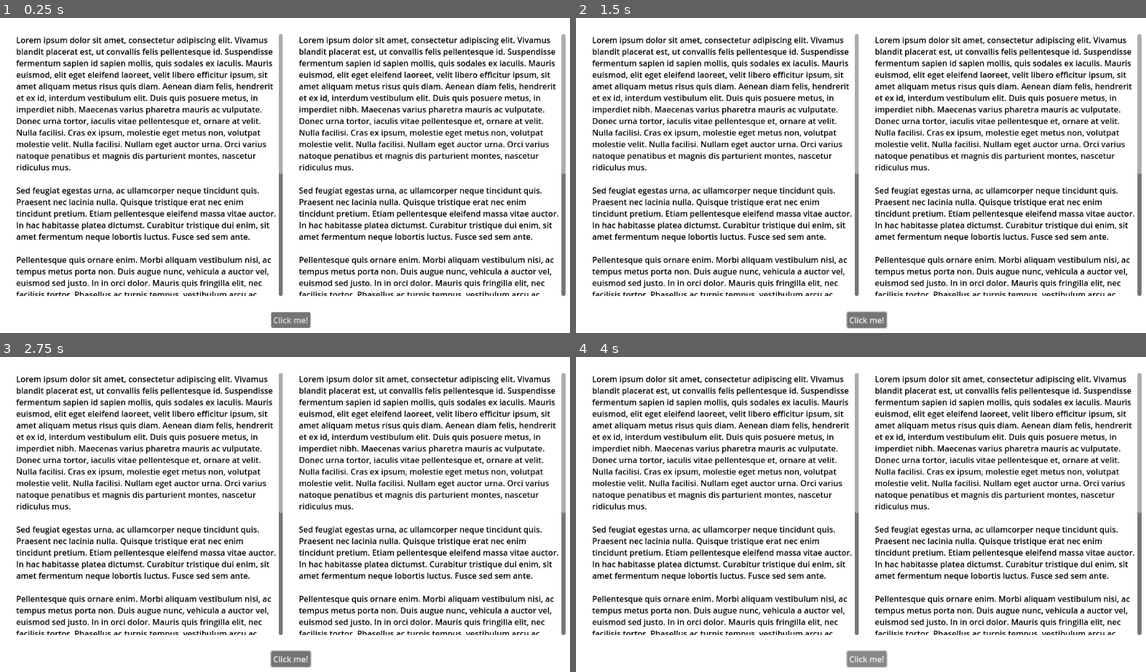
Above: before the commit, frames 1-4 (two rows, left to right).
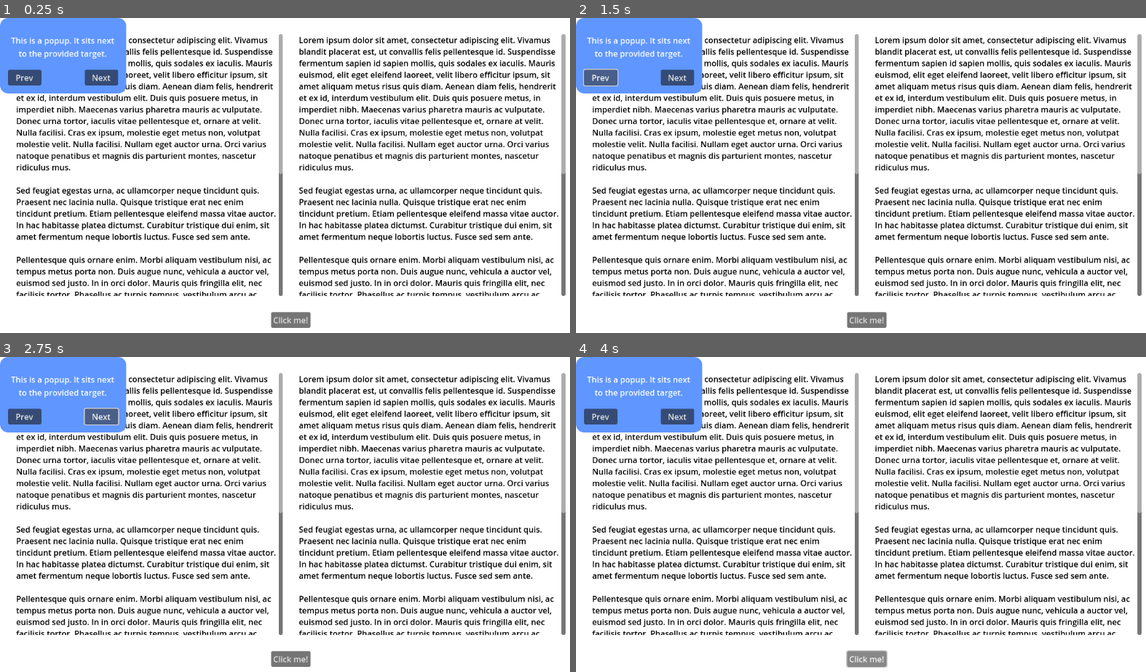
Above: after the commit, the same moments.

Repository: Decapitated/Godot-Tour
Game: Godot game, scene res://main.tscn
Two runs of this game, one before a commit and one after it. Both use one fixed random seed, a clock stepped at 60 frames per second and the inputs below. The project has no main scene, so this scene is started directly.
Inputs (mouse positions are in pixels of both pictures, inside the frame that each line leads up to):
- Up to frame 1 (0.25 s): no input
- Up to frame 2 (1.5 s): click "Click me!" at 0.5 s; click (598, 77) at 1.25 s, where only the run after the commit has a clickable "Prev"
- Up to frame 3 (2.75 s): click (102, 416) at 2 s, where only the run after the commit has a clickable "Next"
- Up to frame 4 (4 s): click (678, 416) at 2.75 s, where only the run after the commit has a clickable "Next"; click "Click me!" at 3.5 s

The runs differ from the first frame. In frame 1, 5.3% of the frame differs, in the area x 0-23%, y 0-24%; in frame 2, 5.3%, in the area x 0-55%, y 0-99%; in frame 3, 5.3%; in frame 4, 5.3%.

Commit message:
Basic popup. Sticks to right of target for now.

Diff:
--- a/demo/main.tscn
+++ b/demo/main.tscn
@@ -1,9 +1,20 @@
-[gd_scene load_steps=3 format=3 uid="uid://cvrwxwcki5rf0"]
+[gd_scene load_steps=4 format=3 uid="uid://cvrwxwcki5rf0"]
 
 [ext_resource type="Script" path="res://Button.gd" id="1_sxr4r"]
 
 [sub_resource type="StyleBoxFlat" id="StyleBoxFlat_dhxab"]
 bg_color = Color(1, 1, 1, 1)
+
+[sub_resource type="StyleBoxFlat" id="StyleBoxFlat_shvdj"]
+content_margin_left = 16.0
+content_margin_top = 16.0
+content_margin_right = 16.0
+content_margin_bottom = 16.0
+bg_color = Color(0.373484, 0.586941, 1, 1)
+corner_radius_top_left = 16
+corner_radius_top_right = 16
+corner_radius_bottom_right = 16
+corner_radius_bottom_left = 16
 
 [node name="Control" type="Control"]
 layout_mode = 3
@@ -90,4 +101,44 @@
 layout_mode = 0
 mouse_filter = 2
 
+[node name="PopupRect" type="PopupRect" parent="TheaterRect" node_paths=PackedStringArray("target")]
+target = NodePath("../Overlay")
+layout_mode = 0
+offset_right = 250.0
+offset_bottom = 150.0
+
+[node name="PanelContainer" type="PanelContainer" parent="TheaterRect/PopupRect"]
+custom_minimum_size = Vector2(250, 150)
+layout_mode = 2
+theme_override_styles/panel = SubResource("StyleBoxFlat_shvdj")
+
+[node name="VBoxContainer" type="VBoxContainer" parent="TheaterRect/PopupRect/PanelContainer"]
+layout_mode = 2
+
+[node name="Label" type="Label" parent="TheaterRect/PopupRect/PanelContainer/VBoxContainer"]
+layout_mode = 2
+size_flags_vertical = 3
+text = "This is a popup. It sits next to the provided target."
+horizontal_alignment = 1
+vertical_alignment = 1
+autowrap_mode = 3
+
+[node name="HBoxContainer" type="HBoxContainer" parent="TheaterRect/PopupRect/PanelContainer/VBoxContainer"]
+layout_mode = 2
+alignment = 1
+
+[node name="Previous" type="Button" parent="TheaterRect/PopupRect/PanelContainer/VBoxContainer/HBoxContainer"]
+custom_minimum_size = Vector2(66, 0)
+layout_mode = 2
+text = "Prev"
+
+[node name="Filler" type="Control" parent="TheaterRect/PopupRect/PanelContainer/VBoxContainer/HBoxContainer"]
+layout_mode = 2
+size_flags_horizontal = 3
+
+[node name="Next" type="Button" parent="TheaterRect/PopupRect/PanelContainer/VBoxContainer/HBoxContainer"]
+custom_minimum_size = Vector2(66, 0)
+layout_mode = 2
+text = "Next"
+
 [connection signal="pressed" from="PanelContainer/MarginContainer/VBoxContainer/CenterContainer/Button" to="PanelContainer/MarginContainer/VBoxContainer/CenterContainer/Button" method="on_click"]
Binary file changed: demo/addons/gdtour/TheaterRect.theme
Not shown, changed: rust/src/classes.rs
Not shown, added: rust/src/classes/popup_rect.rs
